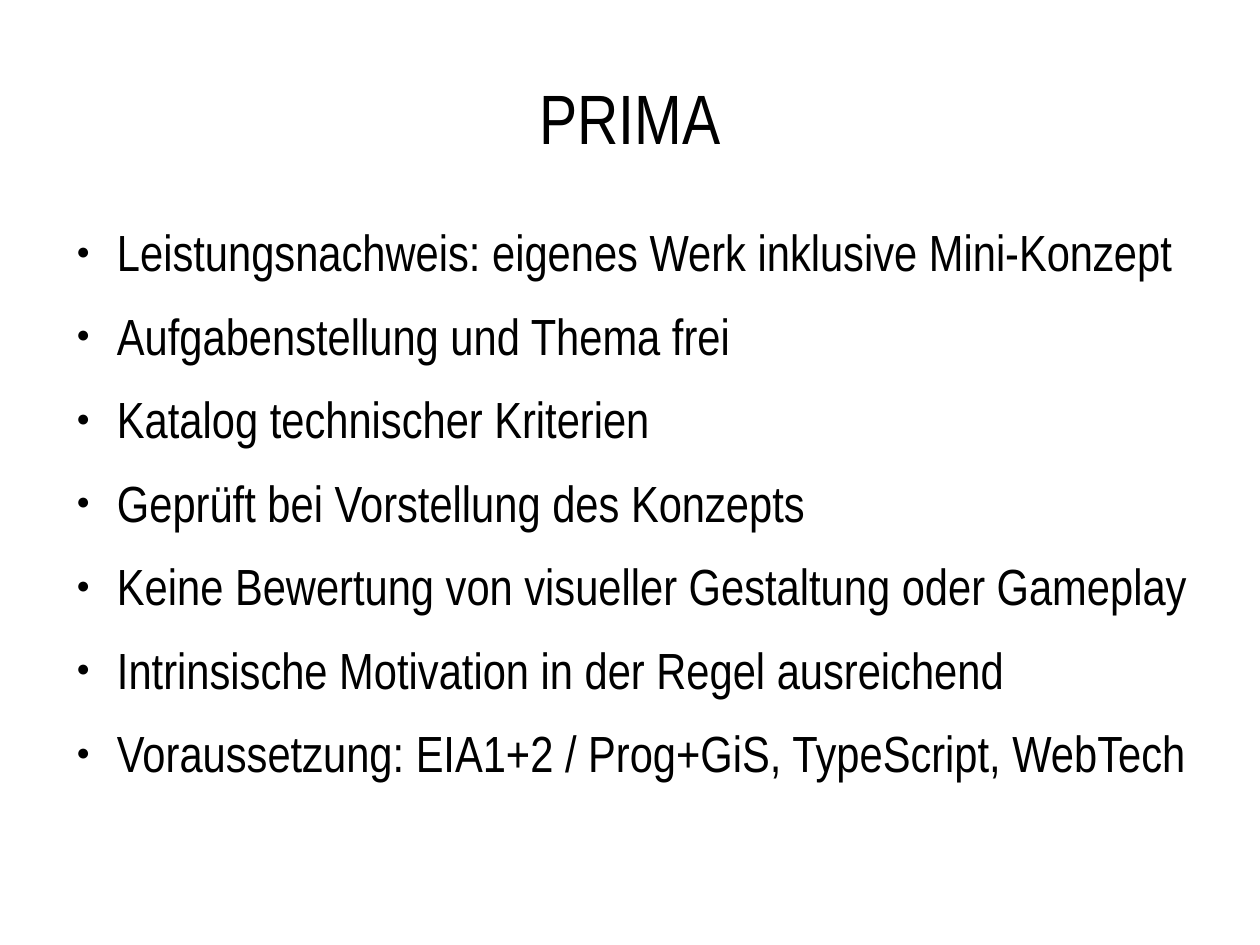
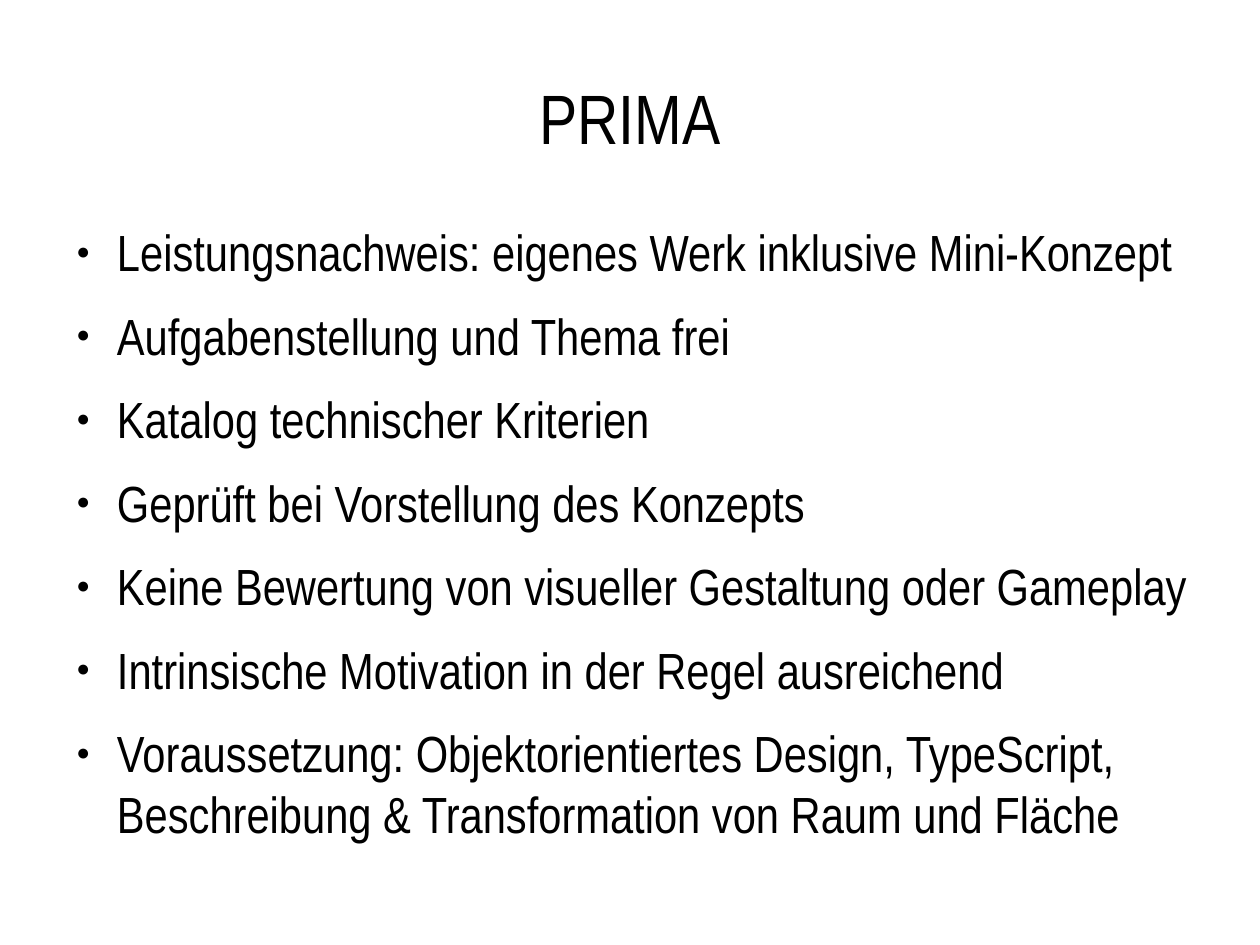
Before and after one commit to JirkaDellOro/JirkaDellOro.github.io, a slide deck: slide 4 of Prof/WPM-Vorstellung.odp. Drawn at 1260x945 pixels with LibreOffice and Linux fonts; fonts in the diff are those of the drawing; background and template pictures are left out. Boxes give left, top, right and bottom in pixels: in the first picture for what was removed or moved away, otherwise in the second. Text is boxed around its words. In the diff, an @@ line names an element or a change of style, - is before the commit and + after.

```diff
--- a/Prof/WPM-Vorstellung.odp
+++ b/Prof/WPM-Vorstellung.odp
@@ text at (x1=117, y1=735, x2=1119, y2=843): text changed @@
-● Voraussetzung: EIA1+2 / Prog+GiS, TypeScript, WebTech
+● Voraussetzung: Objektorientiertes Design, TypeScript, Beschreibung & Transformation von Raum und Fläche
```
Also in this commit, not shown: 2 other slides changed, 1 other file.
